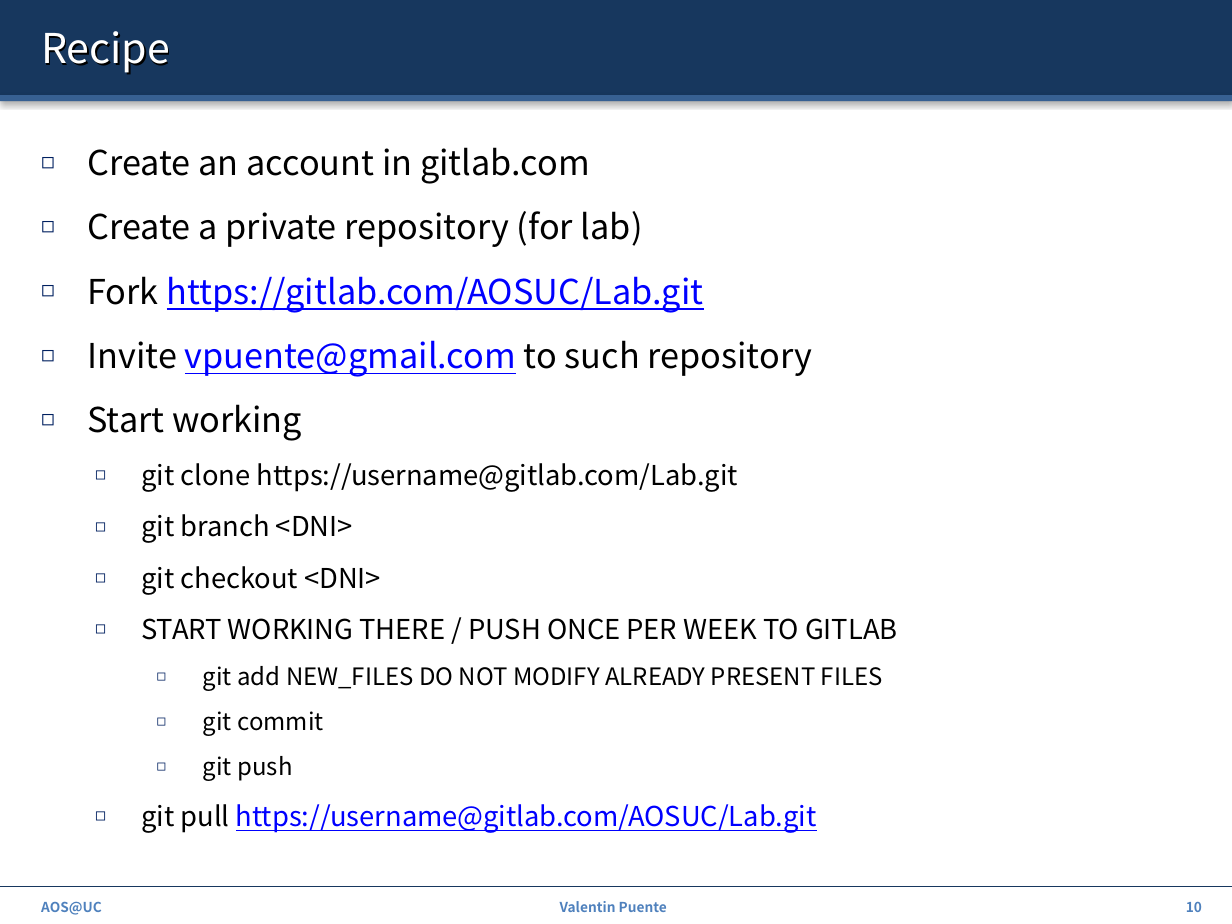
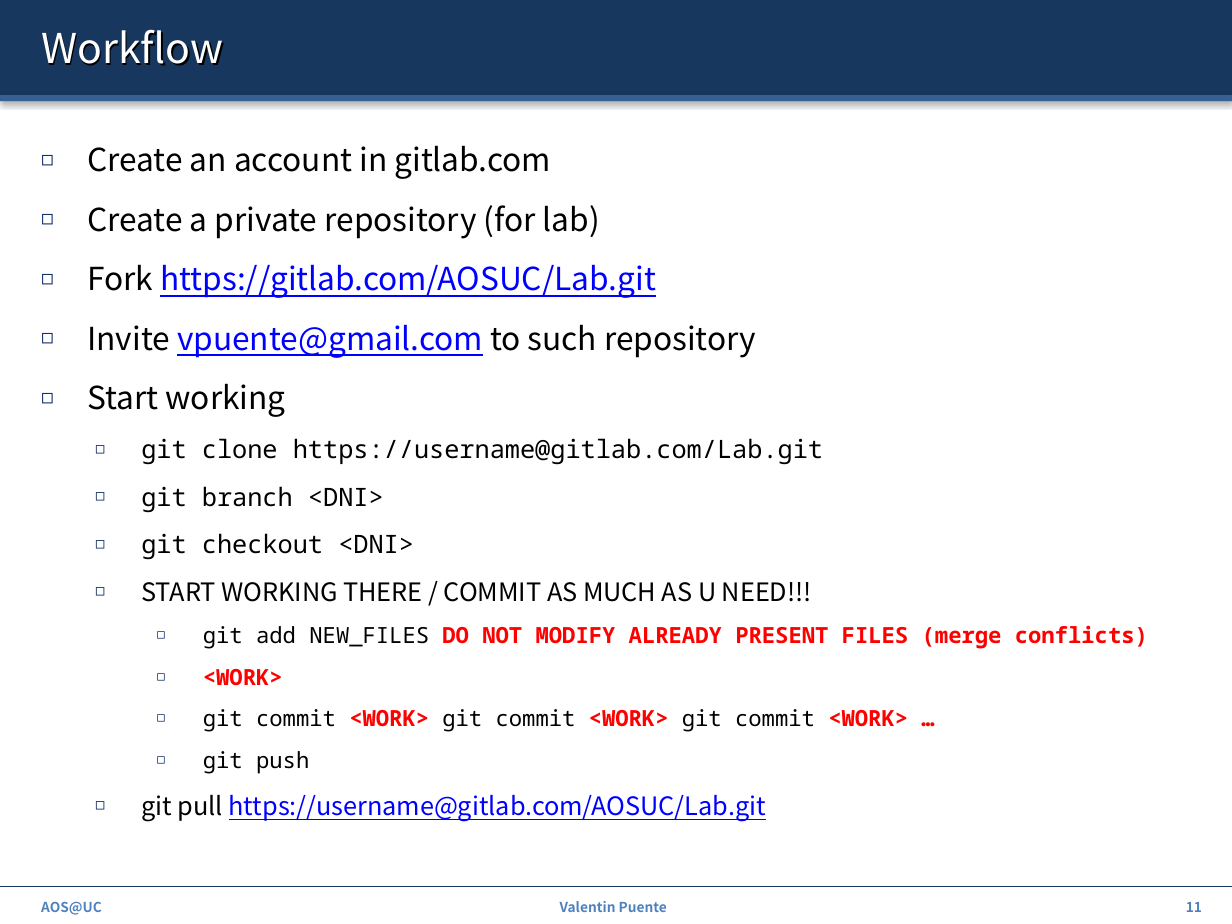
Before and after one commit to ZdravkoDimitrovArnaudov/AOS-XV6-RISCV, a slide deck: slide 11 of 00_Intro.pptx (slide 10 before the commit). Drawn at 1232x924 pixels with LibreOffice and Linux fonts; fonts in the diff are those of the drawing. Boxes give left, top, right and bottom in pixels: in the first picture for what was removed or moved away, otherwise in the second. Text is boxed around its words. In the diff, an @@ line names an element or a change of style, - is before the commit and + after.

```diff
--- a/00_Intro.pptx
+++ b/00_Intro.pptx
@@ title at box(41, 29, 223, 66): text changed @@
-Recipe
+Workflow
@@ text at box(87, 145, 823, 822): size 20 to 18.5 pt in "Create an account in gitlab.com", "Create a private repository (for lab)", "Fork https://gitlab.com/AOSUC/Lab.git", "Invite vpuente@gmail.com to such repository" and 1 more places; size 16 to 14.8 pt in "git clone https://username@gitlab.com/Lab.git", "git branch <DNI>", "git checkout <DNI>", "git pull https://username@gitlab.com/AOSUC/Lab.git"; font Noto Sans CJK KR to Noto Sans Mono in "git clone https://username@gitlab.com/Lab.git", "git branch <DNI>", "git checkout <DNI>", "git push"; size 14 to 12.9 pt in "git push" @@
@@ text at box(141, 582, 1148, 732): text changed; size 14 to 12.9 pt; font Noto Sans CJK KR to Noto Sans Mono @@
-    ◻ START WORKING THERE / PUSH ONCE PER WEEK TO GITLAB
-      ◻ git add NEW_FILES DO NOT MODIFY ALREADY PRESENT FILES
-      ◻ git commit
+    ◻ START WORKING THERE / COMMIT AS MUCH AS U NEED!!!
+      ◻ git add NEW_FILES DO NOT MODIFY ALREADY PRESENT FILES (merge conflicts)
+      ◻ <WORK>
+      ◻ git commit <WORK> git commit <WORK> git commit <WORK> …
@@ page number at box(1186, 902, 1202, 912): text changed @@
-10
+11
```
Also in this commit, not shown: 9 other slides changed, 5 slides added, 1 other file.
